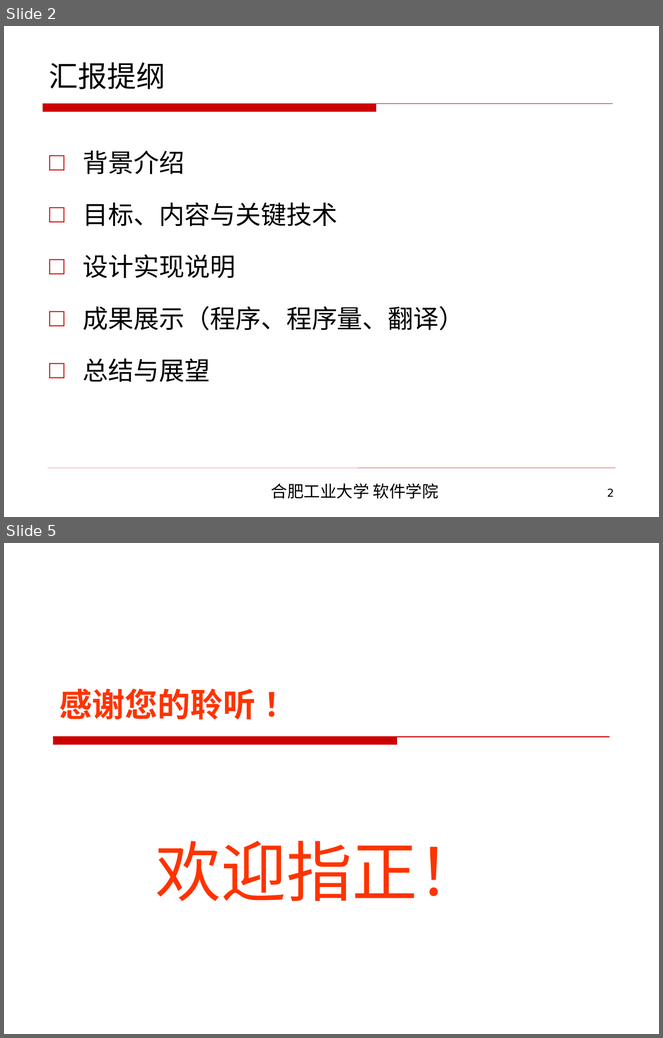
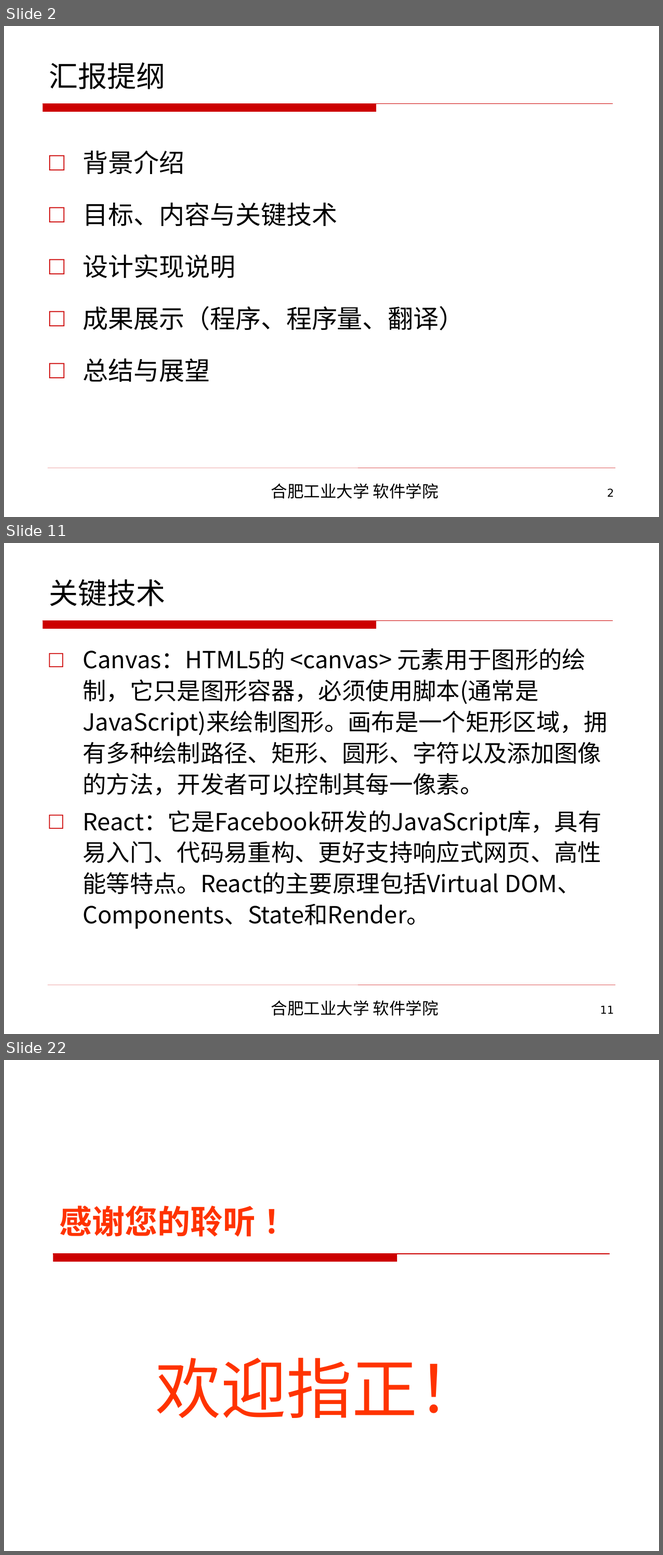
Before and after one commit to CodeDogandCat/master_proj, a slide deck: 2013214381李磊最终答辩/软件学院本科毕业设计毕业答辩.ppt. Shown one above the other, each under a label of ours: slides 2 and 5 before the commit, slides 2, 11 and 22 after it; the slides between them are not shown. The pictures are 663x1038 and 663x1555 pixels, drawn with LibreOffice and Linux fonts; fonts in the diff are those of the drawing; background and template pictures are left out. Boxes give left, top, right and bottom in pixels: in the first picture for what was removed or moved away, otherwise in the second. Text is boxed around its words. In the diff, an @@ line names an element or a change of style, - is before the commit and + after.

```diff
--- a/2013214381李磊最终答辩/软件学院本科毕业设计毕业答辩.ppt
+++ b/2013214381李磊最终答辩/软件学院本科毕业设计毕业答辩.ppt
@@ slide 11 added at box(4, 543, 659, 1034), background picture (left out); not listed: 4 template elements that a slide beside it also shows @@
@@ title added at box(49, 579, 166, 606), 32 pt, text #000000 @@
+关键技术
@@ text added at box(83, 649, 607, 929), 25.9 pt, text #000000 @@
+□ Canvas：HTML5的 <canvas> 元素用于图形的绘制，它只是图形容器，必须使用脚本(通常是JavaScript)来绘制图形。画布是一个矩形区域，拥有多种绘制路径、矩形、圆形、字符以及添加图像的方法，开发者可以控制其每一像素。
+□ React：它是Facebook研发的JavaScript库，具有易入门、代码易重构、更好支持响应式网页、高性能等特点。React的主要原理包括Virtual DOM、Components、State和Render。
@@ what was slide 5 is now slide 22 @@
```
Also in this commit, not shown: 2 slides changed, 17 other slides added, 1 slide removed, 1 other file.
